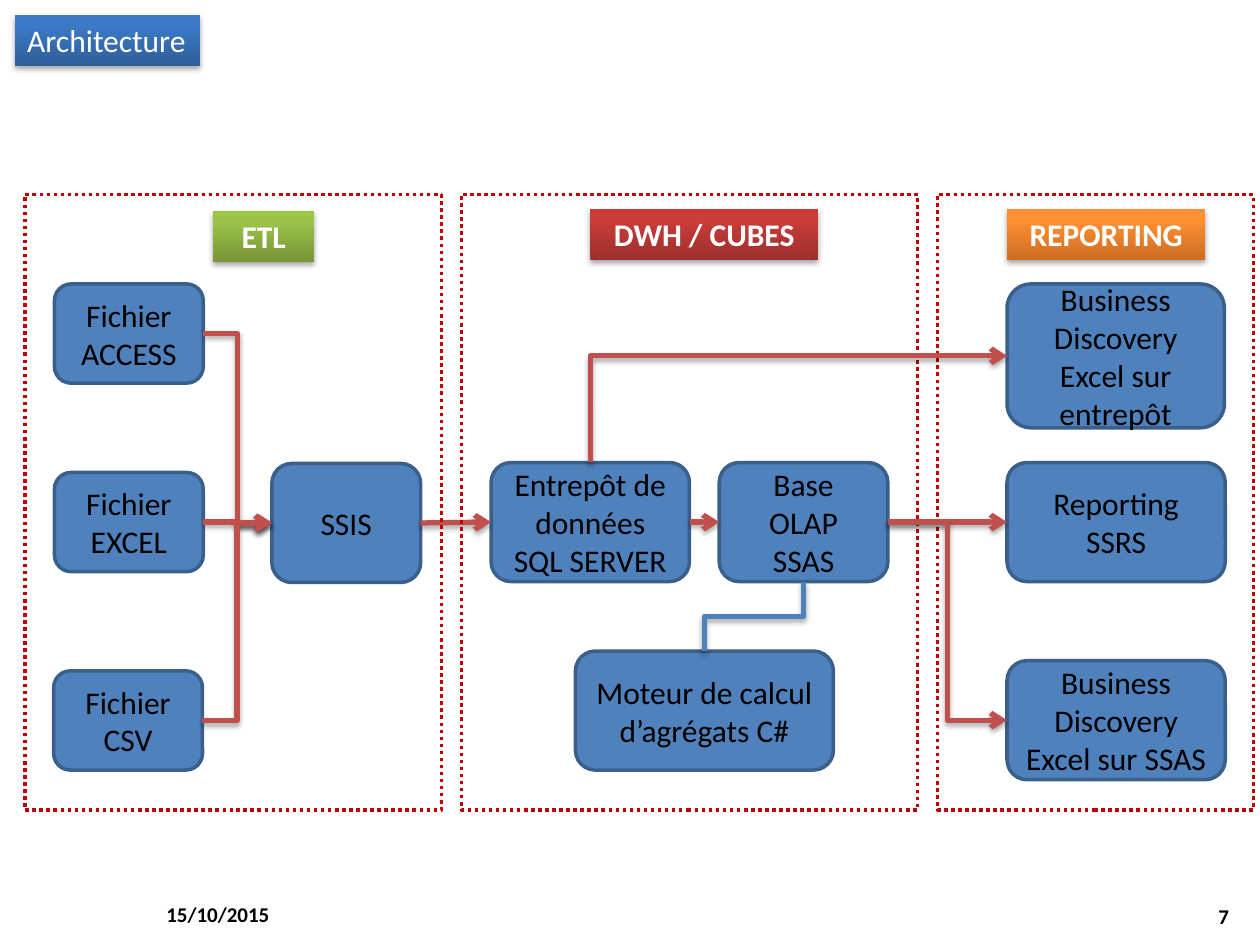
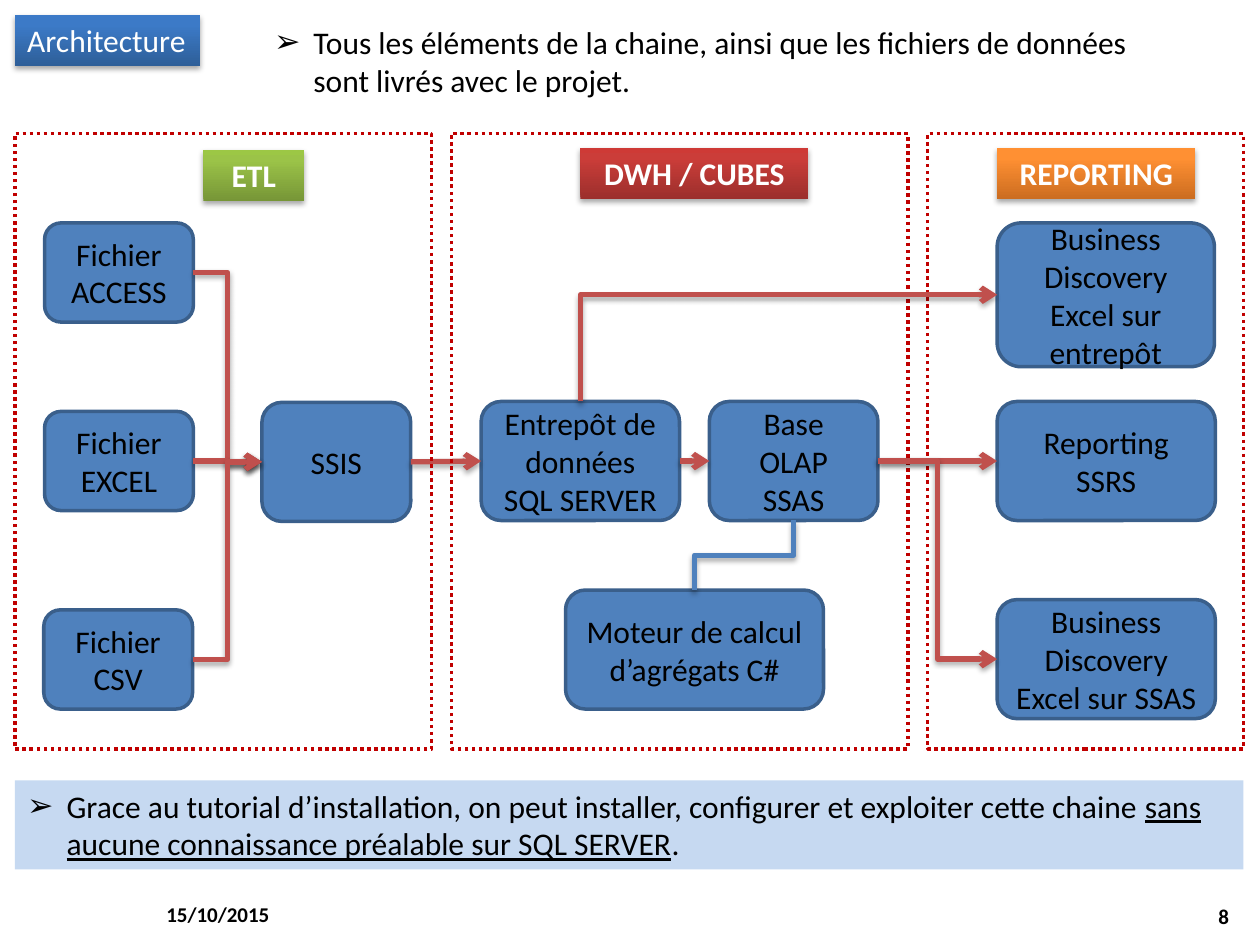
Before and after one commit to M2SIID-ODE/Projet_ODE, a slide deck: slide 8 of Livrables/Documentation/ProjetODE_Livrable_Presentation_Projet.pptx (slide 7 before the commit). Drawn at 1260x945 pixels with LibreOffice and Linux fonts; fonts in the diff are those of the drawing; background and template pictures are left out. Boxes give left, top, right and bottom in pixels: in the first picture for what was removed or moved away, otherwise in the second. Text is boxed around its words. In the diff, an @@ line names an element or a change of style, - is before the commit and + after.

```diff
--- a/Livrables/Documentation/ProjetODE_Livrable_Presentation_Projet.pptx
+++ b/Livrables/Documentation/ProjetODE_Livrable_Presentation_Projet.pptx
@@ text added at (x1=313, y1=32, x2=1126, y2=98), 18 pt, text #000000 @@
+➢ Tous les éléments de la chaine, ainsi que les fichiers de données sont livrés avec le projet.
@@ 10 rounded rectangles, 6 rectangles, 5 elbow arrows, 3 arrows, 1 elbow line moved together from (x1=25, y1=195, x2=1254, y2=810) to (x1=15, y1=134, x2=1244, y2=748) @@
@@ rectangle added at (x1=15, y1=780, x2=1244, y2=869), fill #C6D9F1, 18 pt, text #000000 @@
+➢ Grace au tutorial d’installation, on peut installer, configurer et exploiter cette chaine sans aucune connaissance préalable sur SQL SERVER.
@@ page number at (x1=1218, y1=909, x2=1229, y2=924): text changed @@
-7
+8
```
Also in this commit, not shown: 5 other slides changed, 2 slides added.
